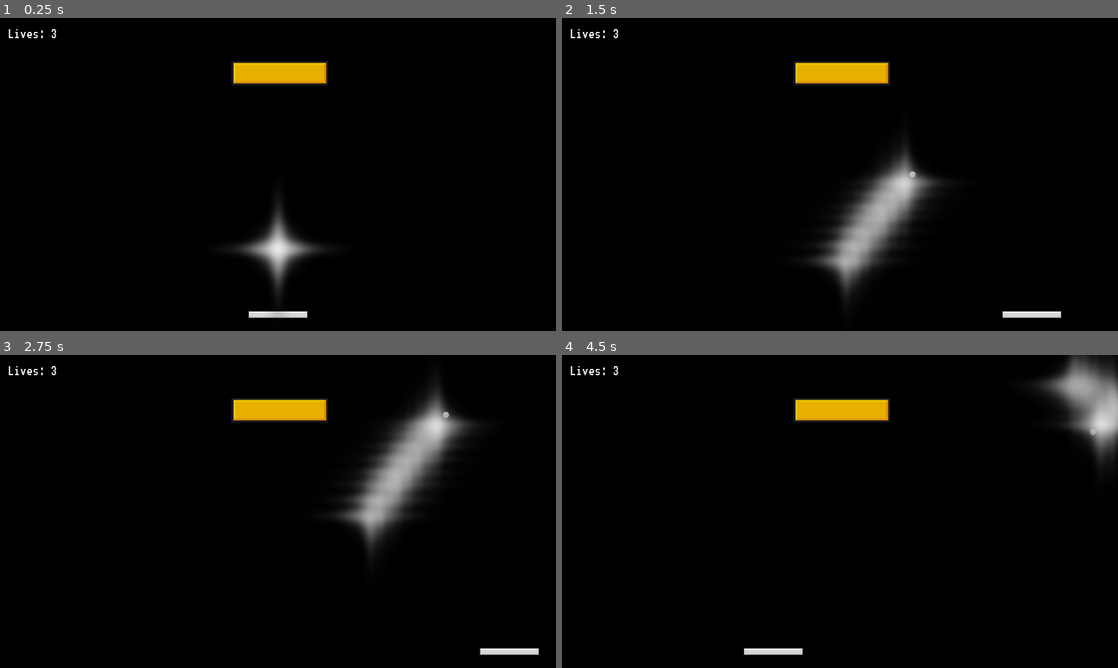
Above: before the commit, frames 1-4 (two rows, left to right).
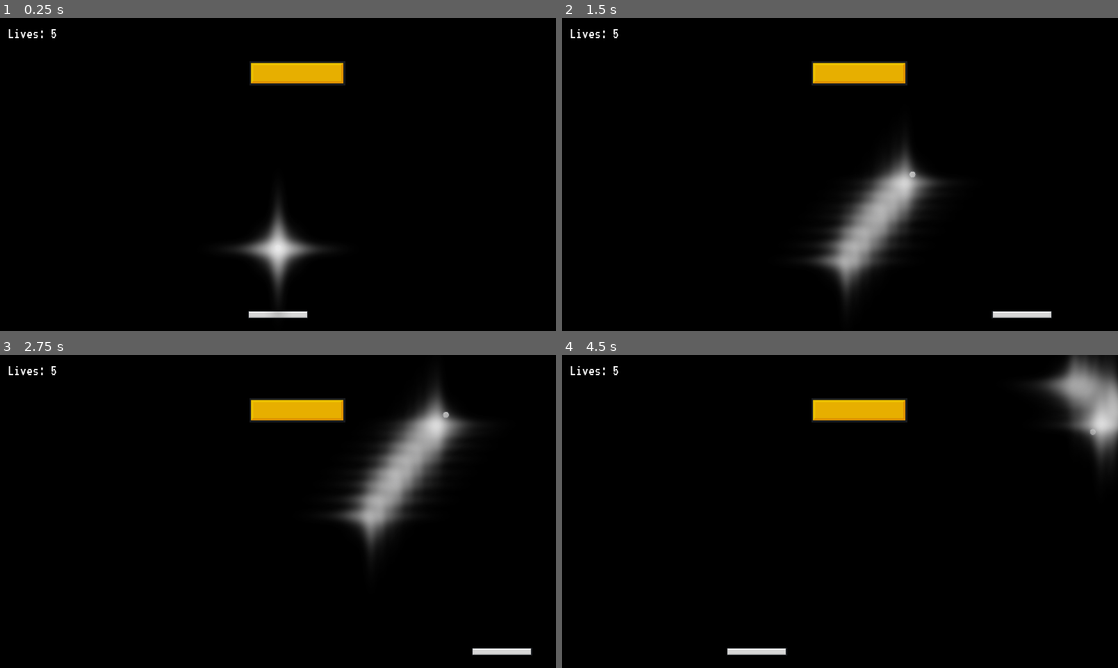
Above: after the commit, the same moments.

Repository: jahernandez16/BrickBreaker
Game: Godot game, scene res://Scenes/main.tscn
Two runs of this game, one before a commit and one after it. Both use one fixed random seed, a clock stepped at 60 frames per second and the inputs below.
Inputs:
- Up to frame 1 (0.25 s): no input
- Up to frame 2 (1.5 s): hold D (right) 0.53-1.28 s; hold A (left) from 1.28 s (still down)
- Up to frame 3 (2.75 s): release A (left) at 2.03 s; hold D (right) from 2.03 s (still down)
- Up to frame 4 (4.5 s): release D (right) at 3.53 s; hold A (left) from 3.53 s (still down)

The runs differ from the first frame. In frame 1, 0.6% of the frame differs, in the area x 9-63%, y 3-22%; in frame 2, 0.7%; in frame 3, 0.7%; in frame 4, 0.8%, in the area x 9-63%, y 3-96%.

Commit message:
changed ball speed and paddle speed

Diff:
--- a/Scenes/brick.tscn
+++ b/Scenes/brick.tscn
@@ -4,7 +4,7 @@
 [ext_resource type="Texture2D" uid="uid://d06ws4g0pu0q0" path="res://Assets/Brick-Blue.png" id="1_m6it2"]
 
 [sub_resource type="RectangleShape2D" id="RectangleShape2D_nuhdd"]
-size = Vector2(99, 25)
+size = Vector2(97, 25)
 
 [node name="Brick" type="RigidBody2D"]
 scale = Vector2(2, 2)
@@ -16,9 +16,9 @@
 
 [node name="Sprite2D" type="Sprite2D" parent="."]
 position = Vector2(2.08165e-12, 2.08165e-12)
-scale = Vector2(0.25, 0.251)
+scale = Vector2(0.249, 0.25)
 texture = ExtResource("1_m6it2")
 
 [node name="CollisionShape2D" type="CollisionShape2D" parent="."]
-position = Vector2(0, 2.08165e-12)
+position = Vector2(2.08165e-12, 2.08165e-12)
 shape = SubResource("RectangleShape2D_nuhdd")
--- a/Scenes/death_zone.gd
+++ b/Scenes/death_zone.gd
@@ -5,5 +5,5 @@
 signal life_lost
 
 
-func _on_body_entered(body):
+func _on_body_entered(_body):
 	life_lost.emit()
--- a/Scenes/main.tscn
+++ b/Scenes/main.tscn
@@ -52,6 +52,7 @@
 [node name="BrickSpawner" type="Node" parent="." node_paths=PackedStringArray("spawn_start")]
 script = ExtResource("6_liyiq")
 brick_scene = ExtResource("7_chgjj")
+margin = Vector2(80, 20)
 spawn_start = NodePath("../Marker2D")
 
 [node name="Marker2D" type="Marker2D" parent="."]
--- a/Scenes/ui.tscn
+++ b/Scenes/ui.tscn
@@ -34,7 +34,7 @@
 size_flags_vertical = 0
 theme_override_fonts/font = ExtResource("1_bhec8")
 theme_override_font_sizes/font_size = 32
-text = "Lives 3"
+text = "Lives 5"
 
 [node name="GameLostContainer" type="CenterContainer" parent="."]
 visible = false
--- a/Scripts/ball.gd
+++ b/Scripts/ball.gd
@@ -4,10 +4,10 @@
 
 signal life_lost
 
-const VELOCITY_LIMIT = 40
+const VELOCITY_LIMIT = 35
 
 @export var ball_speed = 15
-@export var lives = 3
+@export var lives = 5
 @export var death_zone: DeathZone
 @export var ui: UI
 
@@ -62,7 +62,7 @@
 
 func ball_collison(collider):
 
-	var ball_width = collision_shape_2d.shape.get_rect().size.x
+	var _ball_width = collision_shape_2d.shape.get_rect().size.x
 	var ball_center_x = position.x
 	var collider_width = collider.get_width()
 	var colllider_center_x = collider.position.x
--- a/Scripts/brick.gd
+++ b/Scripts/brick.gd
@@ -18,6 +18,7 @@
 	preload("res://Assets/Brick-Red.png")
 ]
 
+
 func get_size():
 	return collision_shape_2d.shape.get_rect().size * sprite_2d.scale
 
@@ -26,11 +27,13 @@
 		level = new_level
 		sprite_2d.texture = sprites[new_level - 1]
 
+
 func decrease_level():
 	if level > 1:
 		set_level(level - 1)
 	else:
 		fade_out()
+
 
 
 func fade_out():
--- a/Scripts/brick_spawner.gd
+++ b/Scripts/brick_spawner.gd
@@ -7,6 +7,8 @@
 
 @onready var ball= $"../Ball" as Ball
 @onready var ui = $"../UI" as UI
+
+
 
 @export var brick_scene: PackedScene
 @export var margin: Vector2 = Vector2(8,8)
--- a/Scripts/paddle.gd
+++ b/Scripts/paddle.gd
@@ -7,7 +7,7 @@
 var half_paddle_width: float
 var is_ball_started = false
 
-@export var speed = 700
+@export var speed = 750
 @export var camera: Camera2D
 
 @onready var ball = $"../Ball" as Ball
@@ -18,10 +18,10 @@
 	camera_rect = camera.get_viewport_rect()
 	half_paddle_width = collision_shape_2d.shape.get_rect().size.x / 2 * scale.x
 
-func _physics_process(delta):
+func _physics_process(_delta):
 	linear_velocity = speed * direction
 
-func _process(delta):
+func _process(_delta):
 	var camera_start_x = camera.position.x - camera_rect.size.x / 2
 	var camera_end_x = camera_start_x + camera_rect.size.x
 
@@ -30,7 +30,7 @@
 	elif global_position.x + half_paddle_width > camera_end_x:
 		global_position.x = camera_end_x - half_paddle_width
 
-func _input(event):
+func _input(_event):
 	if Input.is_action_pressed("left"):
 		direction = Vector2.LEFT
 	elif Input.is_action_pressed("right"):
